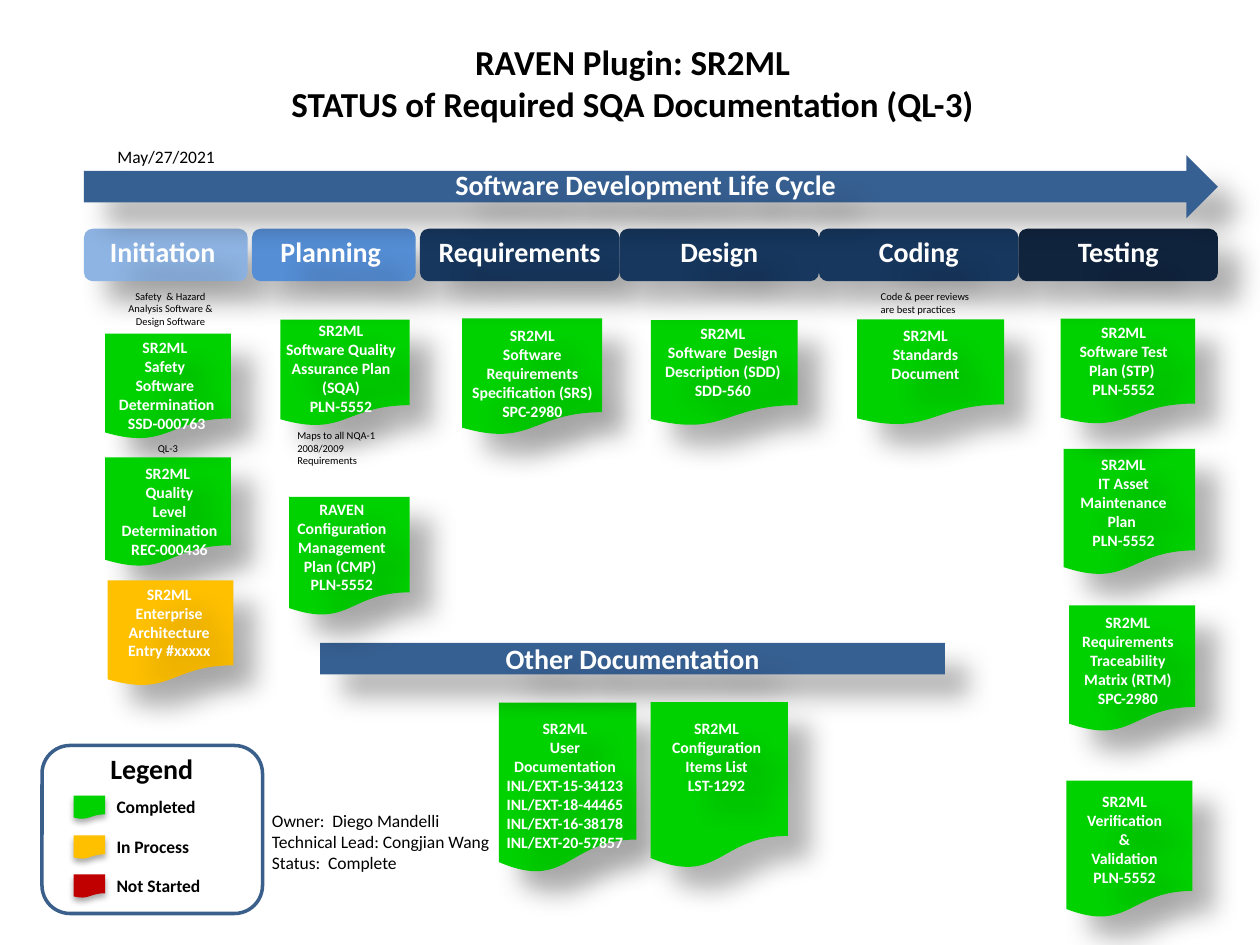
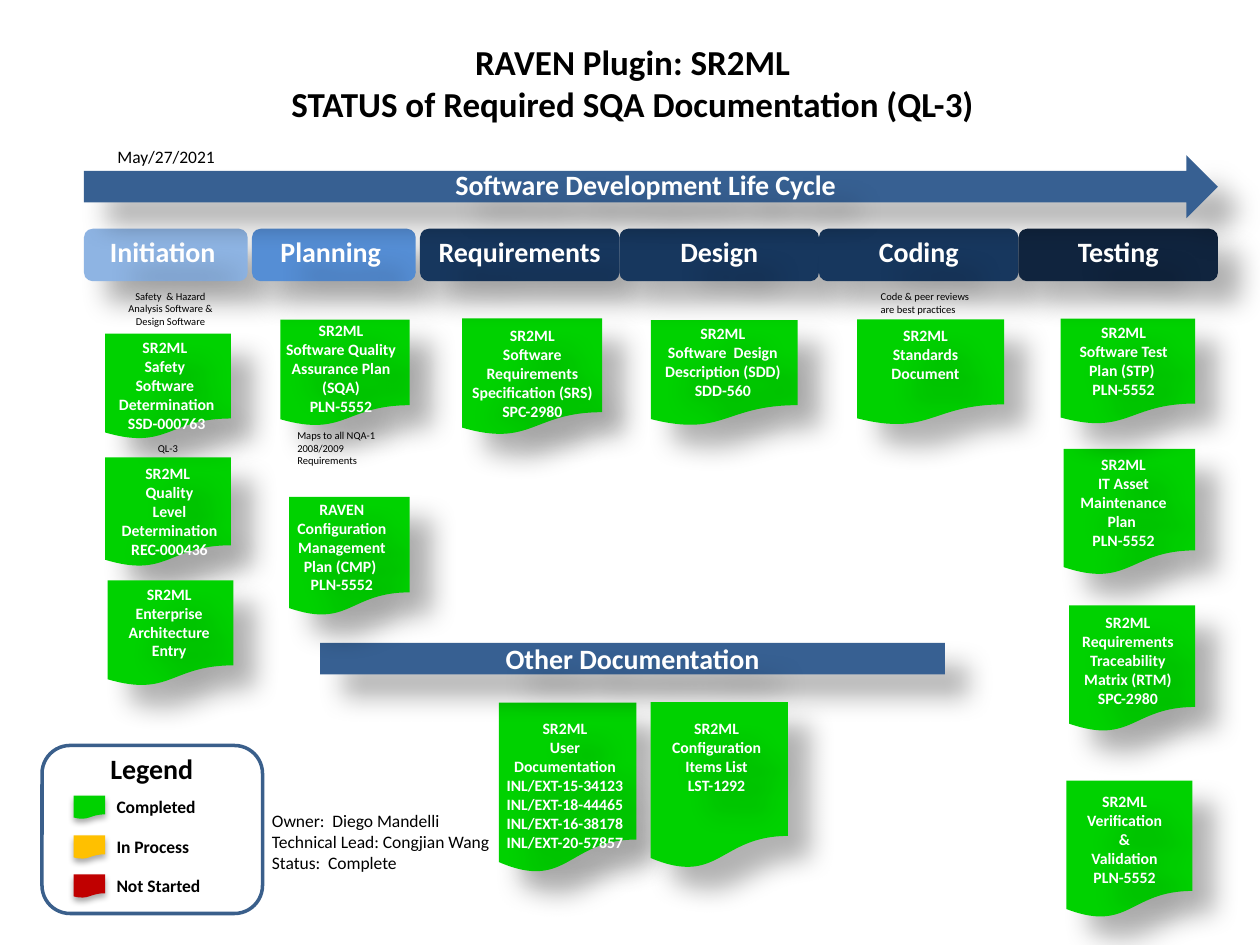
Before and after one commit to idaholab/SR2ML, a slide deck: slide 1 of doc/sqa/SR2ML_SQA_Status_Dashboard.pptx. Drawn at 1260x945 pixels with LibreOffice and Linux fonts; fonts in the diff are those of the drawing. Boxes give left, top, right and bottom in pixels: in the first picture for what was removed or moved away, otherwise in the second. Text is boxed around its words. In the diff, an @@ line names an element or a change of style, - is before the commit and + after.

Commit message:
update dashboard

```diff
--- a/doc/sqa/SR2ML_SQA_Status_Dashboard.pptx
+++ b/doc/sqa/SR2ML_SQA_Status_Dashboard.pptx
@@ flow chart document at <box>107,581,233,687</box>: fill #FFC000 to #00D200 @@
@@ text at <box>129,589,210,659</box>: text changed @@
-SR2ML
-Enterprise
-Architecture
-Entry #xxxxx
+SR2ML
+Enterprise
+Architecture
+Entry
```
